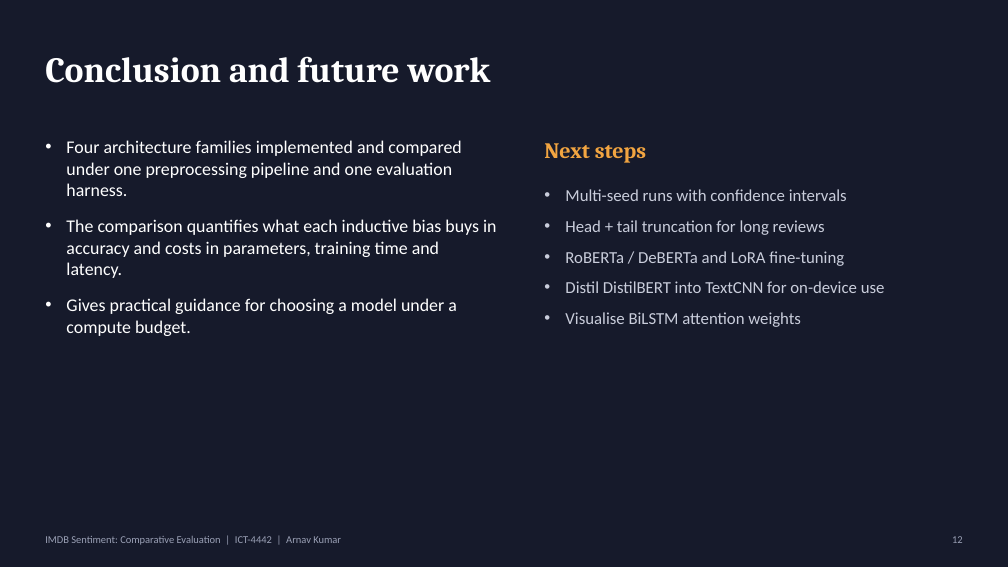
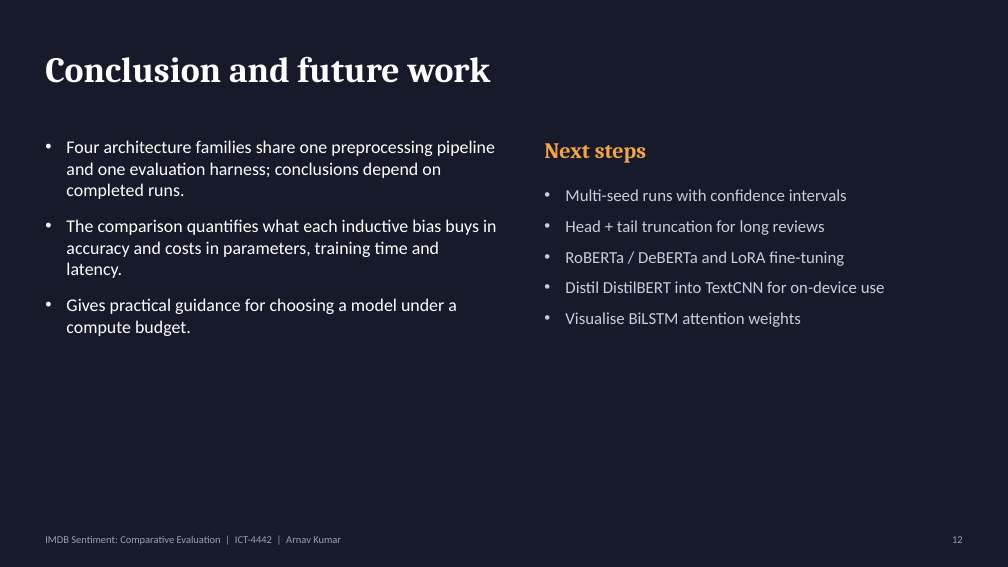
Before and after one commit to gjarper10-lgtm/imdb-sentiment-analysis, a slide deck: slide 12 of docs/Project_Presentation.pptx. Drawn at 1008x567 pixels with LibreOffice and Linux fonts; fonts in the diff are those of the drawing. Boxes give left, top, right and bottom in pixels: in the first picture for what was removed or moved away, otherwise in the second. Text is boxed around its words. In the diff, an @@ line names an element or a change of style, - is before the commit and + after.

```diff
--- a/docs/Project_Presentation.pptx
+++ b/docs/Project_Presentation.pptx
@@ text at box(66, 140, 495, 199): text changed @@
-• Four architecture families implemented and compared under one preprocessing pipeline and one evaluation harness.
+• Four architecture families share one preprocessing pipeline and one evaluation harness; conclusions depend on completed runs.
```
Also in this commit, not shown: 2 other slides changed, 26 other files.
